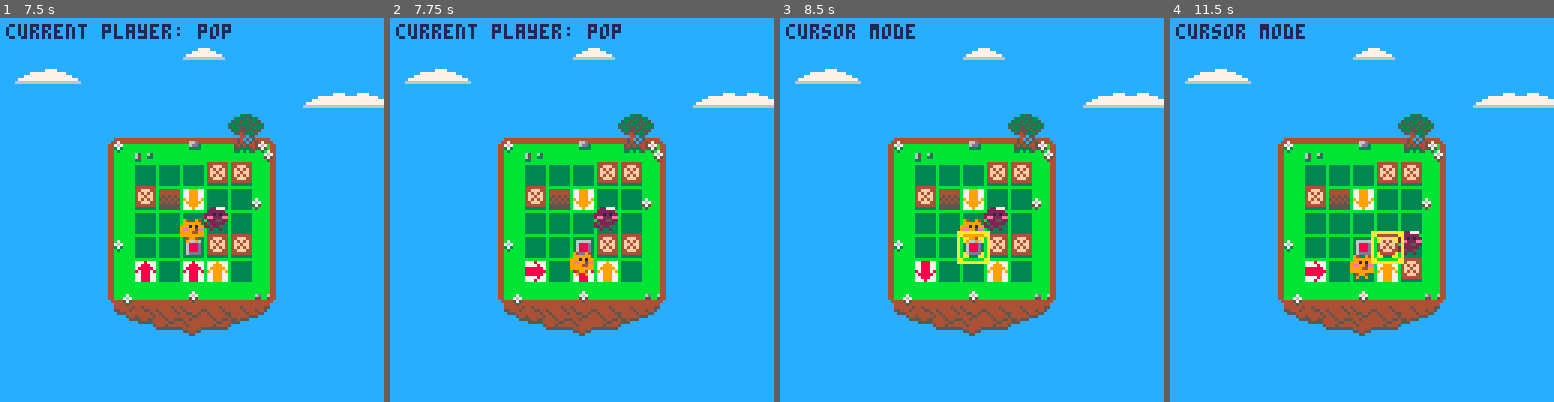
Above: before the commit, frames 1-4 (left to right).
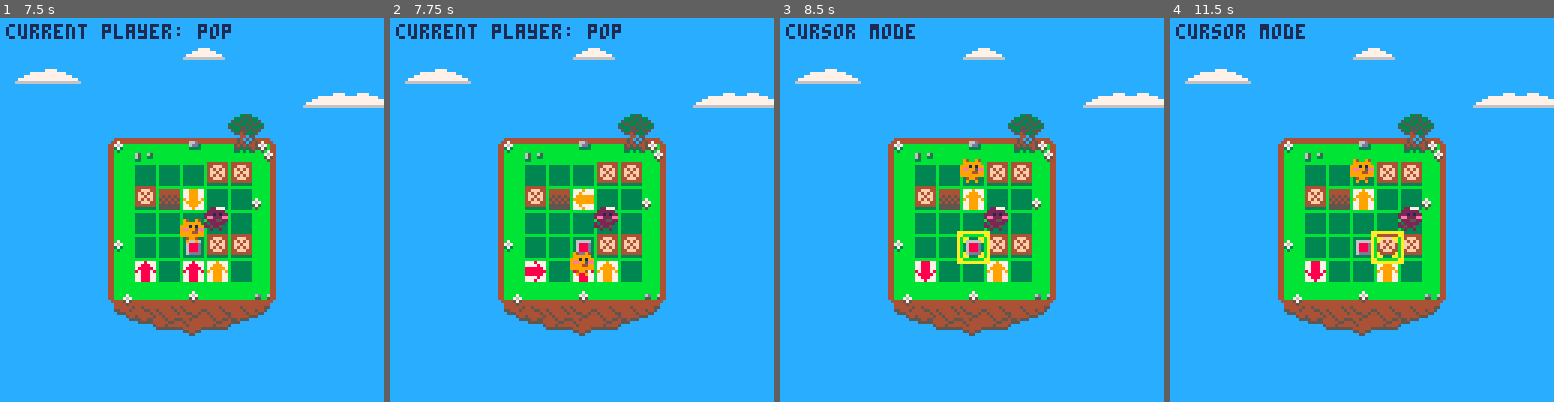
Above: after the commit, the same moments.

Repository: accidentalrebel/pico8-pop-puff
Game: PICO-8 cartridge pop-puff.p8
Two runs of this game, one before a commit and one after it. Both use one fixed random seed, a clock stepped at 60 frames per second and the inputs below.
Inputs:
- Up to frame 1 (7.5 s): tap O (Z key) at 0.33, 1.07, 2.22, 3.72, 5.22, 6.72 s; tap Down at 0.7 s; tap X (X key) at 1.43, 2.07, 2.82, 3.57, 4.32, 5.07, 5.82, 6.57, 7.32 s; hold Up 1.97-2.63 s; hold Right 2.68-3.02 s; hold Down 3.07-3.73 s; hold Left 3.78-4.12 s; hold Up 4.17-4.5 s; hold Left 4.55-5.05 s; hold Right 5.1-5.93 s; hold Up 5.98-6.65 s; hold Right 6.7-7.03 s; hold Down from 7.08 s (still down)
- Up to frame 2 (7.75 s): keep holding Down
- Up to frame 3 (8.5 s): release Down at 7.75 s; hold Left 7.8-8.13 s; tap X (X key) at 8.07 s; hold Up from 8.18 s (still down); tap O (Z key) at 8.22 s
- Up to frame 4 (11.5 s): release Up at 8.52 s; hold Left 8.57-9.07 s; tap X (X key) every 0.75 s from 8.82 to 11.07 s; hold Right 9.12-9.95 s; tap O (Z key) at 9.72, 11.22 s; hold Up 10-10.67 s; hold Right 10.72-11.05 s; hold Down from 11.1 s (still down)

Frame 1 is identical in both runs. In frame 2, less than 0.1% of the frame differs, in the area x 48-54%, y 44-50%; in frame 3, 0.6%; in frame 4, 1.6%, in the area x 35-66%, y 36-68%.

Commit message:
Switches can now have multiple slaves.

Diff:
--- a/pop-puff.p8
+++ b/pop-puff.p8
@@ -105,14 +105,23 @@
    return a
 end
 
-function make_switch(col,row,t_col,t_row)
+function make_switch(col,row)
    local switch = make_actor(_switch,8,8,1,1,0,0,_spr_switch)
    add(tiles,switch)
    attach(switch,get_tile_at(col,row))
 
-   local t = get_tile_at(t_col,t_row)
-   switch.control = get_child_of_type(t,{_arrow,_arrow_p})
+   switch.slaves = {}
    return switch
+end
+
+function add_switch_slave(switch,col,row)
+   local t = get_tile_at(col,row)
+   if (t == nil) rbl_error("Tile at "..col..","..row.." could not be found!")
+
+   local slave = get_child_of_type(t,{_arrow,_arrow_p})
+   if (slave == nil) rbl_error("Slave should not be null!")
+
+   add(switch.slaves,slave)
 end
 
 function make_highlight()
@@ -181,7 +190,9 @@
    make_arrow(_arrow_p,_up,4,5)
    make_arrow(_arrow,_up,1,5)
 
-   make_switch(3,4,1,5)
+   a=make_switch(3,4,1,5)
+   add_switch_slave(a,1,5)
+   add_switch_slave(a,3,2)
 
    a=make_actor(_box,8,8,0,-1,0,0,_spr_box)
    attach(a,get_tile_at(3,1))
@@ -227,8 +238,10 @@
 end
 
 function on_switch_stepped(switch,stepper)
-   if switch.control.tag == _arrow or switch.control.tag == _arrow_p then
-      rotate_arrow(switch.control)
+   for slave in all(switch.slaves) do
+      if slave.tag == _arrow or slave.tag == _arrow_p then
+	 rotate_arrow(slave)
+      end
    end
 end
 
@@ -680,6 +693,7 @@
 end
 
 function rbl_error(message)
+   printh(">>>>>>> ERROR: "..message)
 end
 __gfx__
 00000000094009400022777000000000000000000000000000000000088e2e00cccccccccccccccccccccccccccccccccc4444445445444444445444444455cc
